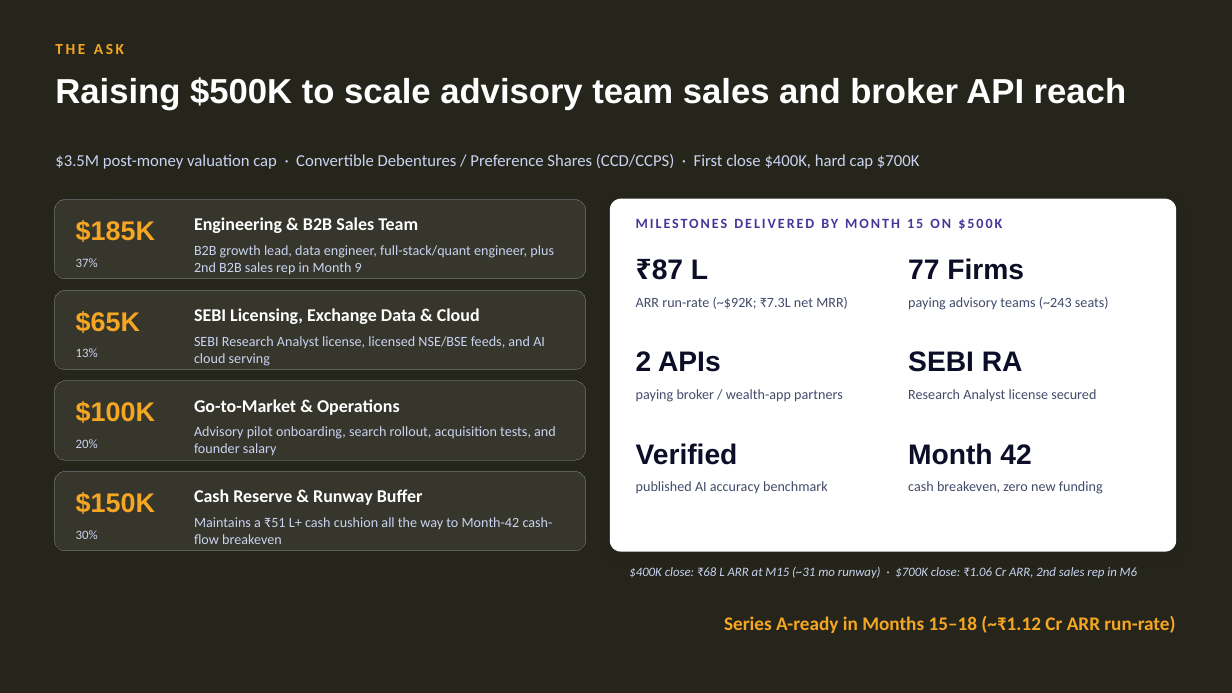
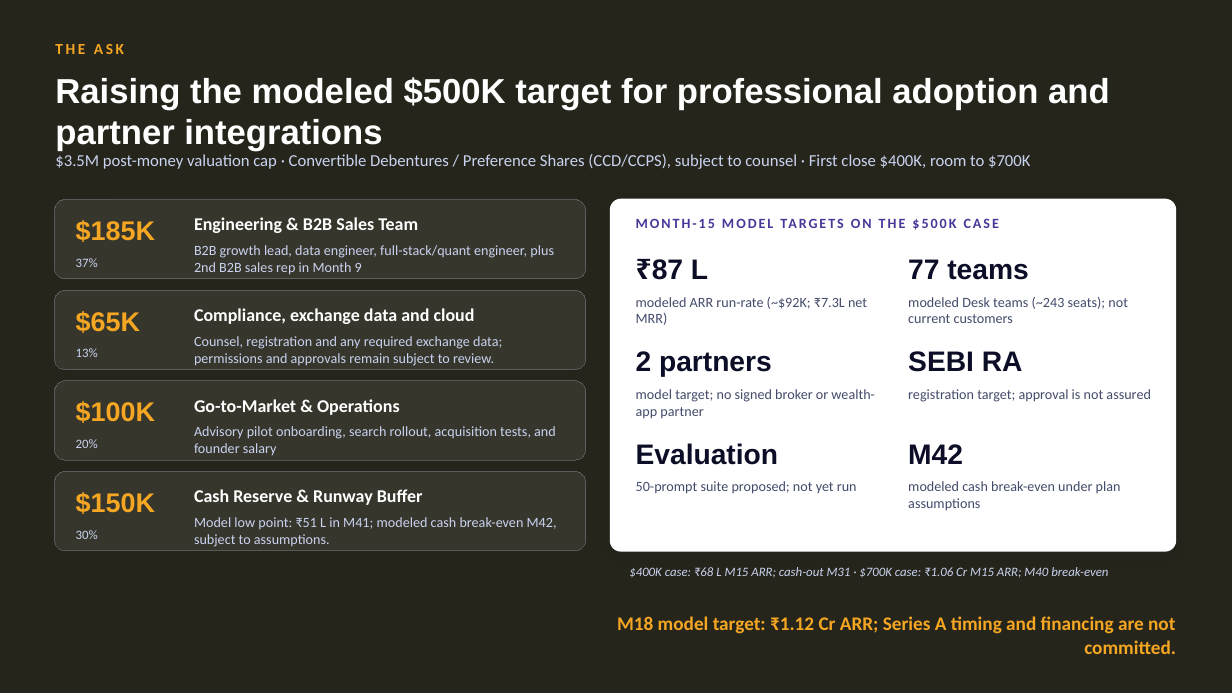
Before and after one commit to harshdeo/strategy, a slide deck: slide 11 of Investor_Materials/Anvest_Seed_Deck.pptx (slide 15 before the commit). Drawn at 1232x693 pixels with LibreOffice and Linux fonts; fonts in the diff are those of the drawing; background and template pictures are left out. Boxes give left, top, right and bottom in pixels: in the first picture for what was removed or moved away, otherwise in the second. Text is boxed around its words. In the diff, an @@ line names an element or a change of style, - is before the commit and + after.

```diff
--- a/Investor_Materials/Anvest_Seed_Deck.pptx
+++ b/Investor_Materials/Anvest_Seed_Deck.pptx
@@ title at [55,77,1110,151]: text changed @@
-Raising $500K to scale advisory team sales and broker API reach
+Raising the modeled $500K target for professional adoption and partner integrations
@@ text at [55,154,1030,169]: text changed @@
-$3.5M post-money valuation cap · Convertible Debentures / Preference Shares (CCD/CCPS) · First close $400K, hard cap $700K
+$3.5M post-money valuation cap · Convertible Debentures / Preference Shares (CCD/CCPS), subject to counsel · First close $400K, room to $700K
@@ text at [313,262,709,630]: text changed @@
-MILESTONES DELIVERED BY MONTH 15 ON $500K
+MONTH-15 MODEL TARGETS ON THE $500K CASE
@@ text at [908,259,1028,280]: text changed @@
-77 Firms
+77 teams
@@ text at [636,297,867,325]: text changed @@
-ARR run-rate (~$92K; ₹7.3L net MRR)
+modeled ARR run-rate (~$92K; ₹7.3L net MRR)
@@ text at [908,297,1128,323]: text changed @@
-paying advisory teams (~243 seats)
+modeled Desk teams (~243 seats); not current customers
@@ text at [194,308,475,324]: text changed @@
-SEBI Licensing, Exchange Data & Cloud
+Compliance, exchange data and cloud
@@ text at [194,336,502,366]: text changed @@
-SEBI Research Analyst license, licensed NSE/BSE feeds, and AI cloud serving
+Counsel, registration and any required exchange data; permissions and approvals remain subject to review.
@@ text at [636,351,772,377]: text changed @@
-2 APIs
+2 partners
@@ text at [636,389,875,419]: text changed @@
-paying broker / wealth-app partners
+model target; no signed broker or wealth-app partner
@@ text at [908,389,1150,402]: text changed @@
-Research Analyst license secured
+registration target; approval is not assured
@@ text at [636,443,778,465]: text changed @@
-Verified
+Evaluation
@@ text at [908,444,963,464]: text changed @@
-Month 42
+M42
@@ text at [636,481,857,494]: text changed @@
-published AI accuracy benchmark
+50-prompt suite proposed; not yet run
@@ text at [908,481,1121,511]: text changed @@
-cash breakeven, zero new funding
+modeled cash break-even under plan assumptions
@@ text at [194,517,557,547]: text changed @@
-Maintains a ₹51 L+ cash cushion all the way to Month-42 cash-flow breakeven
+Model low point: ₹51 L in M41; modeled cash break-even M42, subject to assumptions.
@@ text at [629,567,1108,578]: text changed @@
-$400K close: ₹68 L ARR at M15 (~31 mo runway) · $700K close: ₹1.06 Cr ARR, 2nd sales rep in M6
+$400K case: ₹68 L M15 ARR; cash-out M31 · $700K case: ₹1.06 Cr M15 ARR; M40 break-even
@@ text at [617,616,1176,654]: text changed @@
-Series A-ready in Months 15–18 (~₹1.12 Cr ARR run-rate)
+M18 model target: ₹1.12 Cr ARR; Series A timing and financing are not committed.
```
Also in this commit, not shown: 15 other slides changed, 22 other files.
